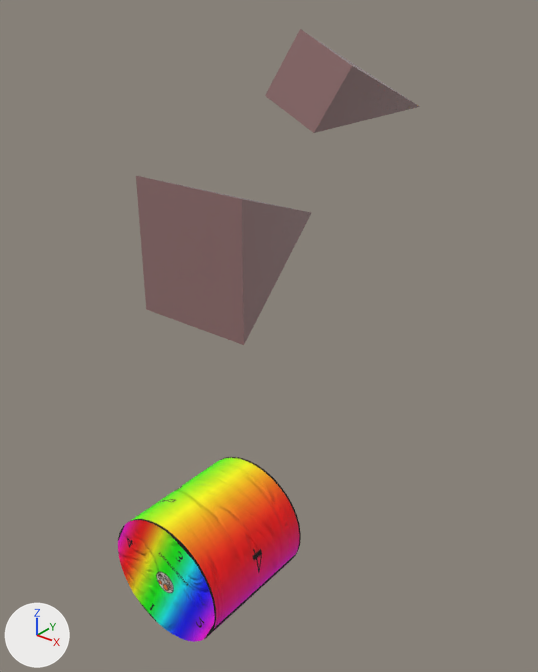
One commit to the glTF model dcl/unity_assets/pyramid_shouldpackchildren.gltf: the scene before it, then after it.
Rendered twice from a 50 mm camera at (3.05, -3.04, 1.56) aimed at (0.11, 0.64, -0.73). The axes (+X, +Y, +Z) are drawn at lower left. The lights are the same throughout. Where no turn or scale is listed for an object, it has been applied to the vertices.

The scene before the commit, as lines of its bpy script (objects in view):
```python
me_mesh_cylinder_2848cylinder = bpy.data.meshes.new('mesh_cylinder_2848Cylinder')
me_mesh_cylinder_2848cylinder.from_pydata(...)  # a 36-sided cylinder along y spanning x -0.442..0.442, y -0.443..0.443, z -0.442..0.442
me_mesh_cylinder_2848cylinder.materials.append(mat_board)
me_mesh_pyramid001_3136pyramid_shouldpackchildren = bpy.data.meshes.new('mesh_Pyramid001_3136pyramid_shouldpackchildren')
me_mesh_pyramid001_3136pyramid_shouldpackchildren.from_pydata(...)  # 6 vertices, 8 faces; spans x -0.426..0.426, y 0.0..1.27, z -0.448..0.448
me_mesh_pyramid001_3136pyramid_shouldpackchildren.materials.append(mat_rod)  # brown #9e7a7a
me_mesh_pyramid001_3136pyramidshouldnotexport = bpy.data.meshes.new('mesh_Pyramid001_3136pyramidshouldnotexport')
me_mesh_pyramid001_3136pyramidshouldnotexport.from_pydata(...)  # 6 vertices, 8 faces; spans x -0.26..0.26, y -0.05..1.69, z -0.36..0.27
me_mesh_pyramid001_3136pyramidshouldnotexport.materials.append(mat_rod)  # brown #9e7a7a
ob_node_cylinder_12074 = bpy.data.objects.new('node_Cylinder_12074', me_mesh_cylinder_2848cylinder)
ob_node_cylinder_12074.location = (0.24, -0.17, -1.97)
ob_node_pyramid_shouldpackchildren_12052 = bpy.data.objects.new('node_pyramid_shouldpackchildren_12052', me_mesh_pyramid001_3136pyramid_shouldpackchildren)
ob_node_pyramid_shouldpackchildren_12052.parent = ob_unitygltf_root
ob_node_pyramid_shouldpackchildren_12052.location = (0.0, 0.0, 0.0)
ob_node_pyramidshouldnotexport__5472 = bpy.data.objects.new('node_pyramidshouldnotexport_-5472', me_mesh_pyramid001_3136pyramidshouldnotexport)
ob_node_pyramidshouldnotexport__5472.location = (0.49, 0.5, 1.02)
```
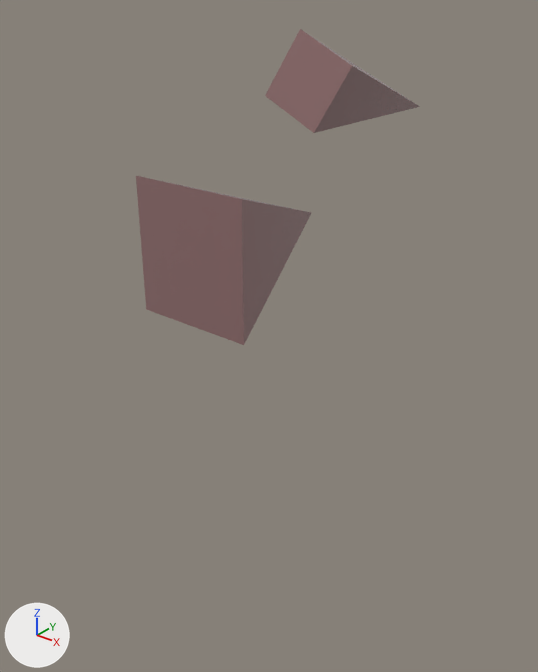
Boxes (x1, y1, x2, y2) around the edits, measured in the pictures (538 x 672 px):
'node_Cylinder_12074', deleted
    before: (118, 457, 301, 642)

What the commit changed:
Object 'node_Cylinder_12074' (ob_node_cylinder_12074) is deleted.
